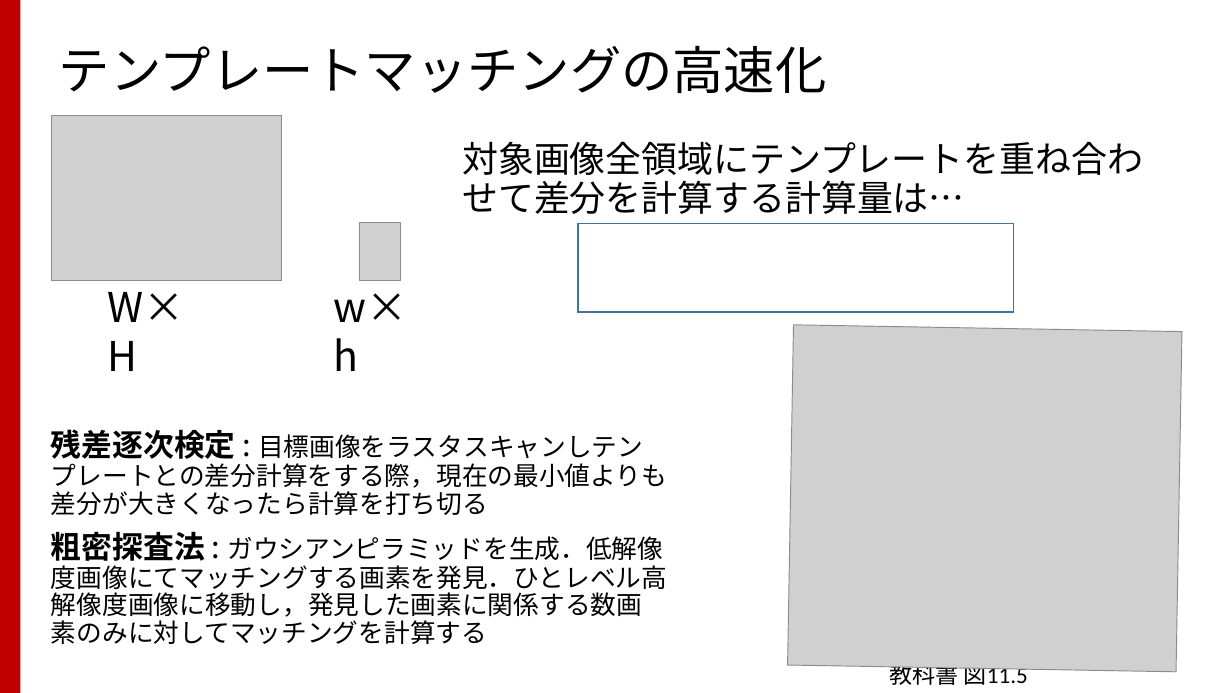
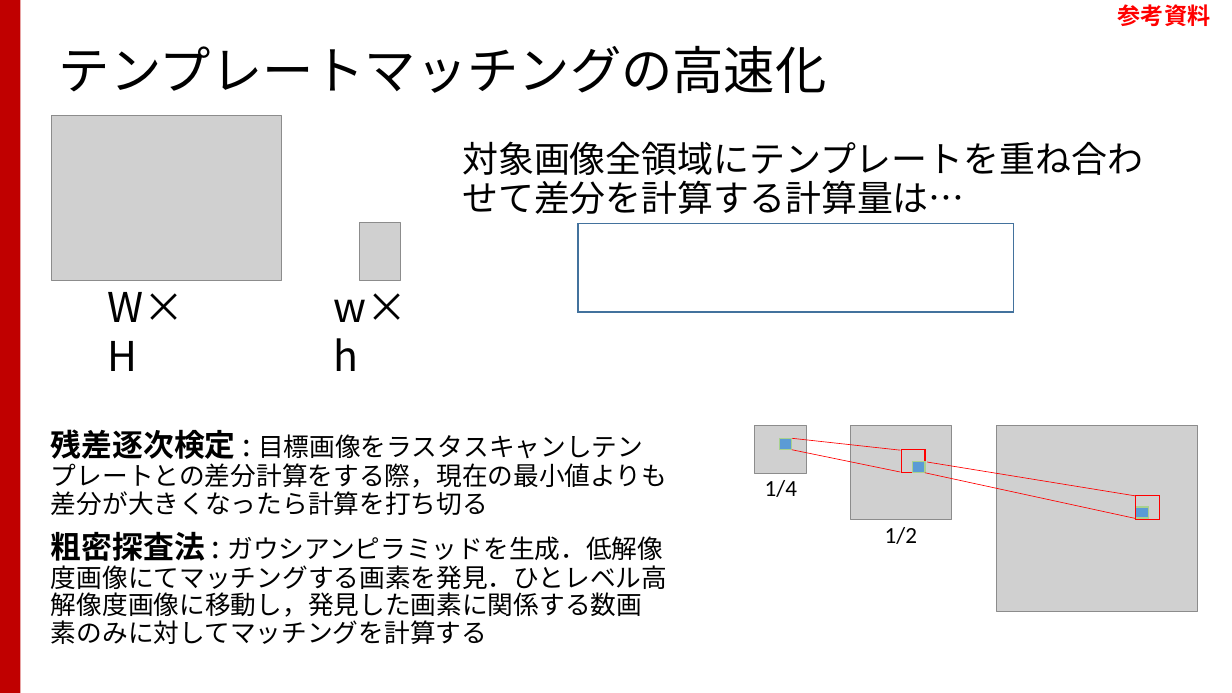
Before and after one commit to TakashiIjiri/TakashiIjiri.github.io, a slide deck: slide 14 of classes/cv2021/cv2.pptx (slide 15 before the commit). Drawn at 1232x693 pixels with LibreOffice and Linux fonts; fonts in the diff are those of the drawing; grey boxes stand for pictures. Boxes give left, top, right and bottom in pixels: in the first picture for what was removed or moved away, otherwise in the second. Text is boxed around its words. In the diff, an @@ line names an element or a change of style, - is before the commit and + after.

```diff
--- a/classes/cv2021/cv2.pptx
+++ b/classes/cv2021/cv2.pptx
@@ text added at <box>1118,4,1210,26</box>, 18 pt, text #FF0000, bold @@
+参考資料
@@ picture removed at <box>787,325,1182,672</box> @@
@@ picture added at <box>754,426,806,474</box> @@
@@ rectangle added at <box>780,439,793,450</box>, fill #5B9BD5, outline #A9D18E 1 pt @@
@@ line added from (792, 438) to (901, 450), #FF0000 0.5 pt @@
@@ picture added at <box>851,426,953,520</box> @@
@@ picture added at <box>996,426,1198,612</box> @@
@@ line added from (792, 450) to (901, 472), #FF0000 0.5 pt @@
@@ rectangle added at <box>902,450,926,473</box>, outline #FF0000 1 pt @@
@@ rectangle added at <box>913,462,926,473</box>, fill #5B9BD5, outline #A9D18E 1 pt @@
@@ line added from (925, 473) to (1136, 518), #FF0000 0.5 pt @@
@@ line added from (927, 462) to (1136, 496), #FF0000 0.5 pt @@
@@ text added at <box>765,480,797,497</box>, 18 pt, text #000000 @@
+1/4
@@ rectangle added at <box>1136,507,1149,518</box>, fill #5B9BD5, outline #A9D18E 1 pt @@
@@ rectangle added at <box>1136,495,1160,519</box>, outline #FF0000 1 pt @@
@@ text added at <box>885,527,917,544</box>, 18 pt, text #000000 @@
+1/2
@@ text removed at <box>889,666,1028,688</box> @@
-教科書 図11.5
```
Also in this commit, not shown: 1 slide removed, 2 other files.
